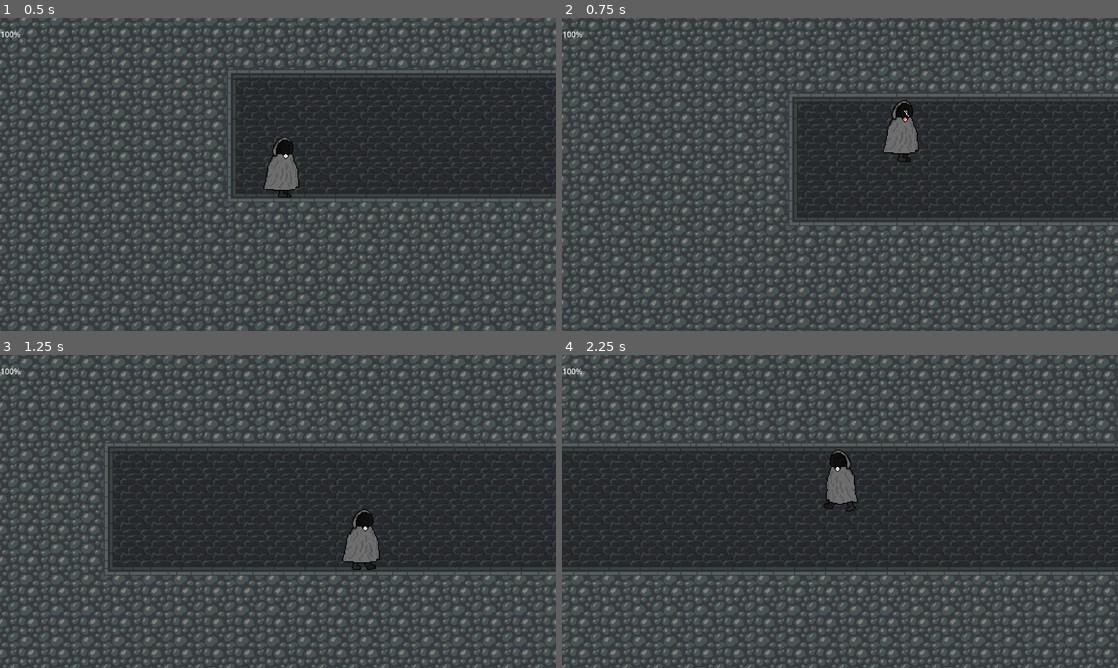
Above: before the commit, frames 1-4 (two rows, left to right).
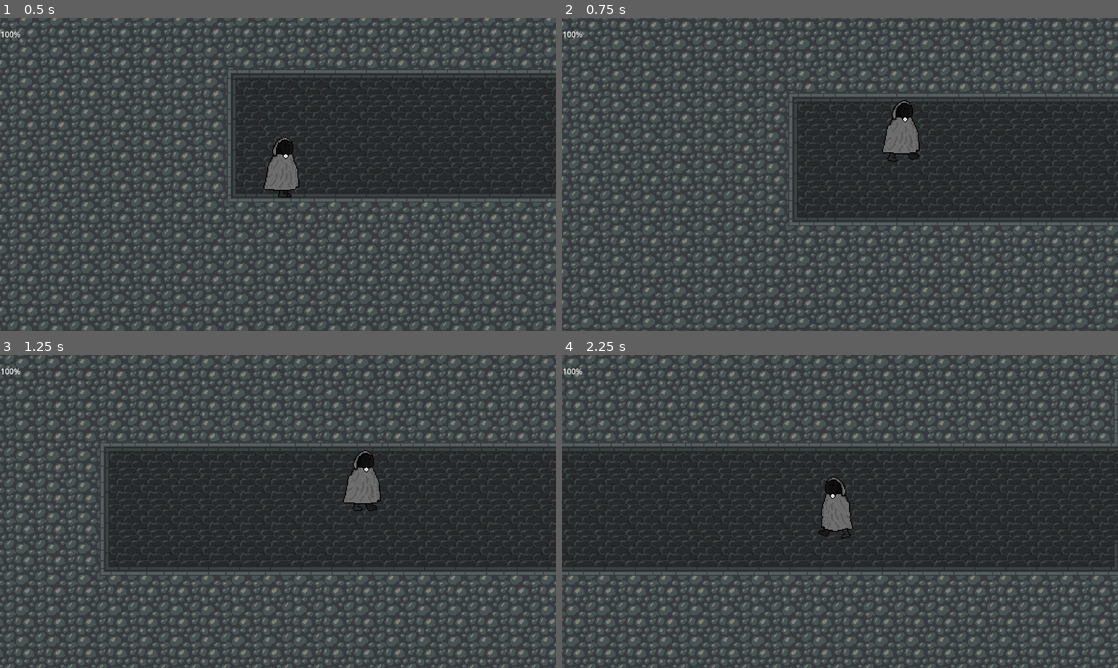
Above: after the commit, the same moments.

Repository: Orosemo/hit-n-run
Game: Godot game, scene res://scenes/test_env.tscn
Same seed, same stepped clock (60 frames per second), same inputs: the game is played once before the commit and once after it.
Inputs:
- Up to frame 1 (0.5 s): no input
- Up to frame 2 (0.75 s): hold D (right) from 0.53 s (still down); hold Space (jump) from 0.53 s (still down)
- Up to frame 3 (1.25 s): keep holding D (right); keep holding Space (jump)
- Up to frame 4 (2.25 s): release Space (jump) at 1.28 s; tap Space (jump) at 1.35, 1.52, 1.82 s; release D (right) at 2.03 s; hold A (left) from 2.03 s (still down); hold Space (jump) from 2.03 s (still down)

Frame 1 is identical in both runs. In frame 2, 0.1% of the frame differs, in the area x 57-65%, y 29-46%; in frame 3, 33%, in the area x 0-100%, y 0-100%; in frame 4, 30%.

Commit message:
:sparkles: finished status effects system

Diff:
--- a/scenes/player.tscn
+++ b/scenes/player.tscn
@@ -223,7 +223,7 @@
 }],
 "loop": false,
 "name": &"jump",
-"speed": 5.0
+"speed": 20.0
 }, {
 "frames": [{
 "duration": 1.0,
@@ -459,7 +459,7 @@
 }],
 "loop": false,
 "name": &"jump",
-"speed": 5.0
+"speed": 20.0
 }, {
 "frames": [{
 "duration": 1.0,
@@ -605,13 +605,14 @@
 
 [node name="player_feet_anim" type="AnimatedSprite2D" parent="AnimController" unique_id=1006709321]
 sprite_frames = SubResource("SpriteFrames_2w11d")
-animation = &"walk"
-frame_progress = 0.7922634
+animation = &"jump"
+frame = 9
+frame_progress = 1.0
 script = ExtResource("11_3v2ag")
 own_name = "feet"
 
 [node name="player_anim" type="AnimatedSprite2D" parent="AnimController" unique_id=1091816029]
 sprite_frames = SubResource("SpriteFrames_a8ls1")
-animation = &"walk"
+animation = &"jump"
 script = ExtResource("11_3v2ag")
 own_name = "player"
--- a/scenes/test_env.tscn
+++ b/scenes/test_env.tscn
@@ -7,6 +7,7 @@
 
 [sub_resource type="Resource" id="Resource_wpndf"]
 script = ExtResource("4_lfx8k")
+id = null
 amount = 20.0
 metadata/_custom_type_script = "uid://bbgtujuks36s1"
 
@@ -23,12 +24,14 @@
 script = ExtResource("4_lfx8k")
 id = 3
 amount = 20.0
+strenght = 0.9
 metadata/_custom_type_script = "uid://bbgtujuks36s1"
 
 [sub_resource type="Resource" id="Resource_yltuv"]
 script = ExtResource("4_lfx8k")
 id = 4
 amount = 20.0
+strenght = 1.0
 metadata/_custom_type_script = "uid://bbgtujuks36s1"
 
 [node name="TestEnv" type="Node2D" unique_id=510128193]
@@ -44,7 +47,6 @@
 position = Vector2(1016, -64)
 script = ExtResource("3_wpndf")
 effect = SubResource("Resource_wpndf")
-damage = 20.0
 shape = NodePath("CollisionShape2D")
 metadata/_custom_type_script = "uid://bnxyg44vj5awm"
 
--- a/scripts/components/stats.gd
+++ b/scripts/components/stats.gd
@@ -6,6 +6,8 @@
 @export var max_health: int
 @export var current_speed: float
 @export var speed:float
+@export var damage_factor: float
+@export var shield_factor: float
 
 @export_category("status effects")
 @export var effect_factors: Dictionary[int, float]
--- a/scripts/components/status_effects.gd
+++ b/scripts/components/status_effects.gd
@@ -13,29 +13,10 @@
 @export var current_effects: CurrentEffects
 
 var tick_timer
+var current_status_effects_delta: Dictionary
 
 func add_effect(effect: StatusEffect):
 	current_effects.add_new_effect(effect, stats.capacity)
-
-func execute_effects(effect):
-	# reset effects
-	velocity.shock = false
-
-	# execute effects
-	match effect.id:
-		GlobalVars.FIRE:
-			health_component.damage(effect.strengh)
-		GlobalVars.POISON:
-			if health_component.get_health() - effect.strengh > 0:
-				health_component.damage(effect.strengh)
-			else:
-				health_component.set_health(effect.strengh)
-		GlobalVars.DEATH:
-			health_component.damage(effect.strengh)
-		GlobalVars.REGENERATION:
-			health_component.heal(effect.strengh)
-		GlobalVars.SHOCK:
-			velocity.shock = true
 
 func update_effects():
 	for effect_id in current_effects.current_status_effects:
@@ -54,7 +35,106 @@
 				current_effects.remove_existing_effect(effect.id)
 
 	render_effects()
+	execute_effects()
 
+func execute_effects():
+	if current_status_effects_delta.size() == 0 and not current_effects.current_status_effects.size() == 0:
+		current_status_effects_delta = current_effects.current_status_effects
+
+	for effect in current_effects.current_status_effects:
+		var status_effect = current_effects.current_status_effects[effect]
+		var delta_status_effect =  current_status_effects_delta[effect]
+		if current_status_effects_delta.has(effect):
+			if status_effect.active:
+				print("effect executed")
+				match current_effects.current_status_effects[effect].id:
+					0: # poison
+						if not status_effect.executed:
+							stats.speed *= status_effect.strenght
+							status_effect.executed = true
+					1: # shock
+						if not status_effect.executed:
+							pass
+					2: # frost
+						if not status_effect.executed:
+							stats.speed *= status_effect.strenght
+							stats.shield_factor *= status_effect.strenght
+							status_effect.executed = true
+					3: # death
+						if not stats.health * status_effect.strenght > 5:
+							stats.health *= status_effect.strenght
+						else:
+							stats.health = 5
+					4: # fire
+						stats.health -= status_effect.strenght
+						print("fire")
+					5: # regeneration
+						stats.health += status_effect.strenght
+					6: # sleep
+						if not status_effect.executed:
+							stats.speed *= status_effect.strenght
+							status_effect.executed = true
+					7: # confusion
+						if not status_effect.executed:
+							pass
+					8: # slowness
+						if not status_effect.executed:
+							stats.speed *= status_effect.strenght
+							status_effect.executed = true
+					9: # speed
+						if not status_effect.executed:
+							stats.speed *= status_effect.strenght
+							status_effect.executed = true
+					10: # weakness
+						if not status_effect.executed:
+							stats.damage_factor *= status_effect.strenght
+							status_effect.executed = true
+					11: # strength
+						if not status_effect.executed:
+							stats.damage_factor -= 1 * status_effect.strenght
+							status_effect.executed = true
+
+		# remove effect executions
+		else:
+			if delta_status_effect.active:
+				print("not executed")
+				match current_status_effects_delta[effect].id:
+					0: # poison
+						if delta_status_effect.executed:
+							stats.speed /= delta_status_effect.strenght
+					1: # shock
+						if delta_status_effect.executed:
+							pass
+					2: # frost
+						if delta_status_effect.executed:
+							stats.speed /= delta_status_effect.strenght
+							stats.shield_factor /= delta_status_effect.strenght
+					3: # death
+						pass
+					4: # fire
+						pass
+					5: # regeneration
+						stats.health += delta_status_effect.strenght
+					6: # sleep
+						if delta_status_effect.executed:
+							stats.speed /= delta_status_effect.strenght
+					7: # confusion
+						if delta_status_effect.executed:
+							pass
+					8: # slowness
+						if delta_status_effect.executed:
+							stats.speed -= 1 / delta_status_effect.strenght
+					9: # speed
+						if delta_status_effect.executed:
+							stats.speed -= 1 / delta_status_effect.strenght
+					10: # weakness
+						if delta_status_effect.executed:
+							stats.damage_factor -= 1 / delta_status_effect.strenght
+					11: # strength
+						if delta_status_effect.executed:
+							stats.damage_factor -= 1 / delta_status_effect.strenght
+
+		health_component.update_display()
 
 func render_effects():
 	clear_container_children()
--- a/scripts/player.gd
+++ b/scripts/player.gd
@@ -2,7 +2,6 @@
 
 
 @export var stats: Stats
-@export var springting_speed := 500.0
 @export var jump_velo := -400.0
 @export var velocity_component: Velocity
 
@@ -32,7 +31,7 @@
 
 
 	# Handle jump.
-	if Input.is_action_just_pressed("jump") and is_on_floor():
+	if Input.is_action_pressed("jump") and is_on_floor():
 		velocity_component.set_velocity_y(jump_velo)
 		anim_controller.play_all("jump", true)
 
--- a/scripts/resources/status_effect.gd
+++ b/scripts/resources/status_effect.gd
@@ -1,12 +1,13 @@
 extends Resource
 class_name StatusEffect
 
-@export var id: int
+@export_enum("poison", "shock", "frost", "death", "fire", "regeneration", "sleep", "confusion", "slowness", "speed", "weakness", "strenght") var id
 @export var amount: float
 @export var strenght: float
 @export var active := false
 var sprite: String
 var capacity: float
+var executed = false
 
 var assets = [
     {
